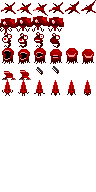
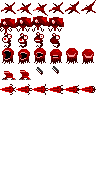
Before/after of a (96, 192) layered artwork. What changed in the layer stack:
renamed "Layer 8" to "Layer 10", painted on it over [0, 80, 96, 96]
